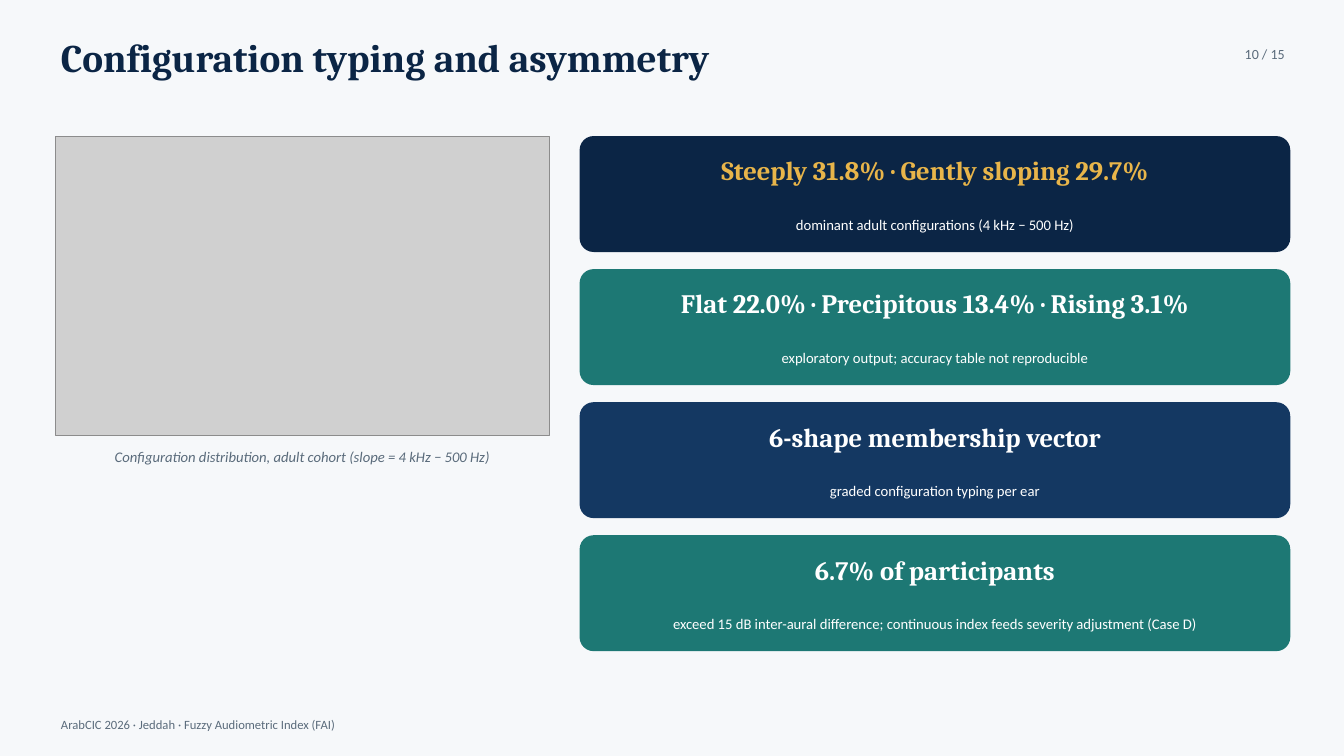
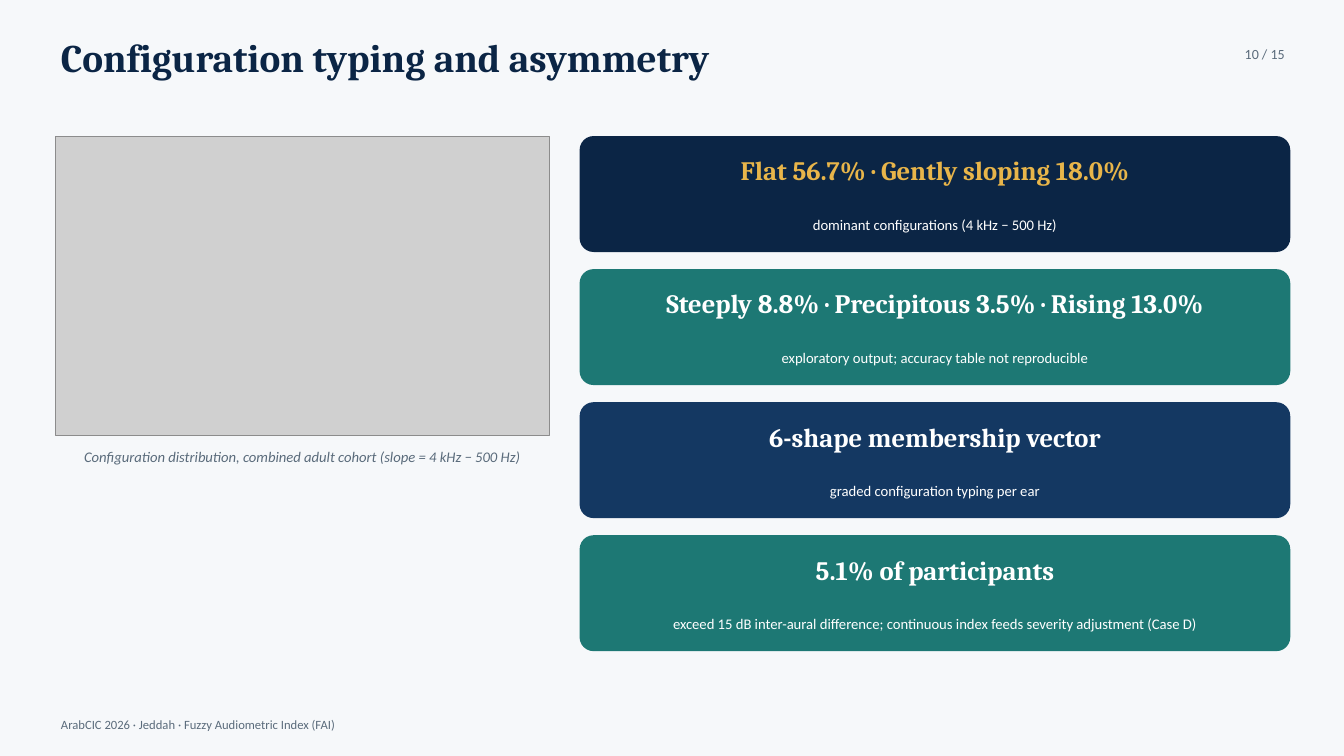
Before and after one commit to ameye/fuzzy-audiogram, a slide deck: slide 10 of arabcic2026/arabcic2026_fuzzy_audiogram.pptx. Drawn at 1344x756 pixels with LibreOffice and Linux fonts; fonts in the diff are those of the drawing; grey boxes stand for pictures. Boxes give left, top, right and bottom in pixels: in the first picture for what was removed or moved away, otherwise in the second. Text is boxed around its words. In the diff, an @@ line names an element or a change of style, - is before the commit and + after.

Commit message:
Combined adult cohort 20-69y (AUX1 1999-2000 + AUX_G 2011-12 + AUX_I 2015-16)
User-directed switch: use the NHANES primary audiometry cycles that
actually test working-age adults (20-69 y). The 2017-2020 P_AUX cycle
only tests 6-19 and 70+.

- 10,889 adults (1,807 + 4,500 + 4,582); 19,568 clean ears from 9,832;
  train 15,654 / test 3,914
- Metrics: kappa 0.73, overall 92.3%, clear 96.9%, borderline 70.6%
  (18.8% of test ears), MAE 6.1 dB, rho 0.58 (range-restricted),
  Bland-Altman bias -1.1 dB (LoA -16.6..14.3, n=3,787)
- Distance curve 72.4% (<=1dB) -> 96.9% clear
- ML comparators still kappa ~0.98 (reference-in-disguise)
- eda/eda_report_combined.{pdf,docx,qmd}: complete combined-cycle EDA
  (fixed canonical-array PTA bug in EDA builder; borderline 18.2% full)
- All docs/figures/tables/deck/cover letter re-rendered + verified
- Figures: combined Bland-Altman, boundary-distance, config, EDA set
- New data files: /opt/data/AUX*.xpt + DEMO*.xpt (3 cycles)

```diff
--- a/arabcic2026/arabcic2026_fuzzy_audiogram.pptx
+++ b/arabcic2026/arabcic2026_fuzzy_audiogram.pptx
@@ text at (741,161,1129,186): text changed @@
-Steeply 31.8% · Gently sloping 29.7%
+Flat 56.7% · Gently sloping 18.0%
@@ text at (813,219,1056,233): text changed @@
-dominant adult configurations (4 kHz − 500 Hz)
+dominant configurations (4 kHz − 500 Hz)
@@ text at (666,294,1203,319): text changed @@
-Flat 22.0% · Precipitous 13.4% · Rising 3.1%
+Steeply 8.8% · Precipitous 3.5% · Rising 13.0%
@@ text at (84,451,520,465): text changed @@
-Configuration distribution, adult cohort (slope = 4 kHz − 500 Hz)
+Configuration distribution, combined adult cohort (slope = 4 kHz − 500 Hz)
@@ text at (816,561,1054,586): text changed @@
-6.7% of participants
+5.1% of participants
```
Also in this commit, not shown: 4 other slides changed, 39 other files.
